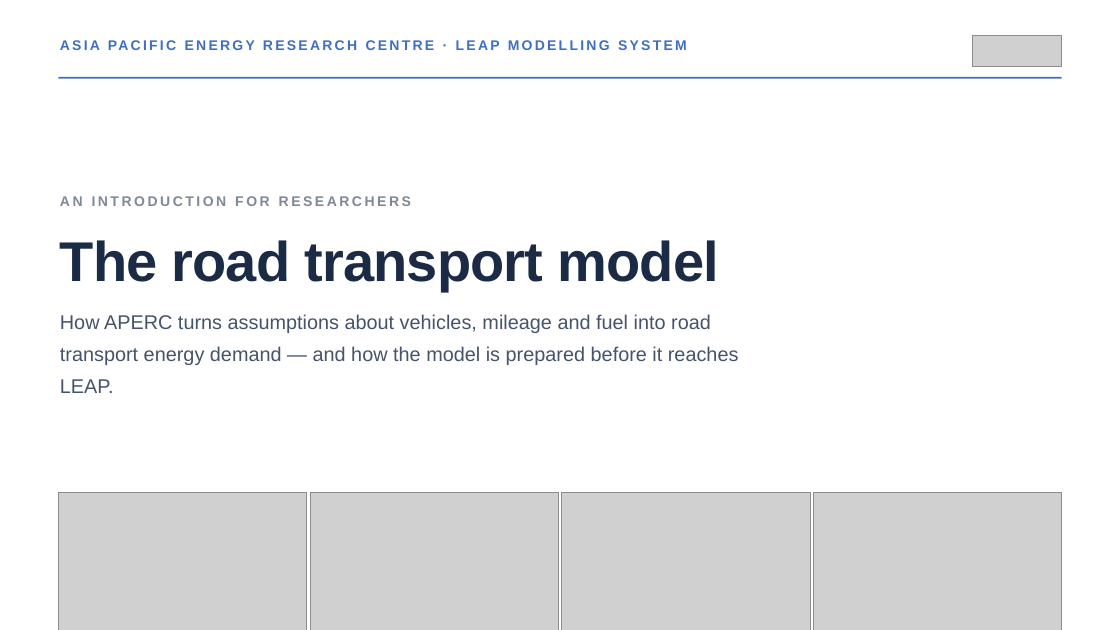
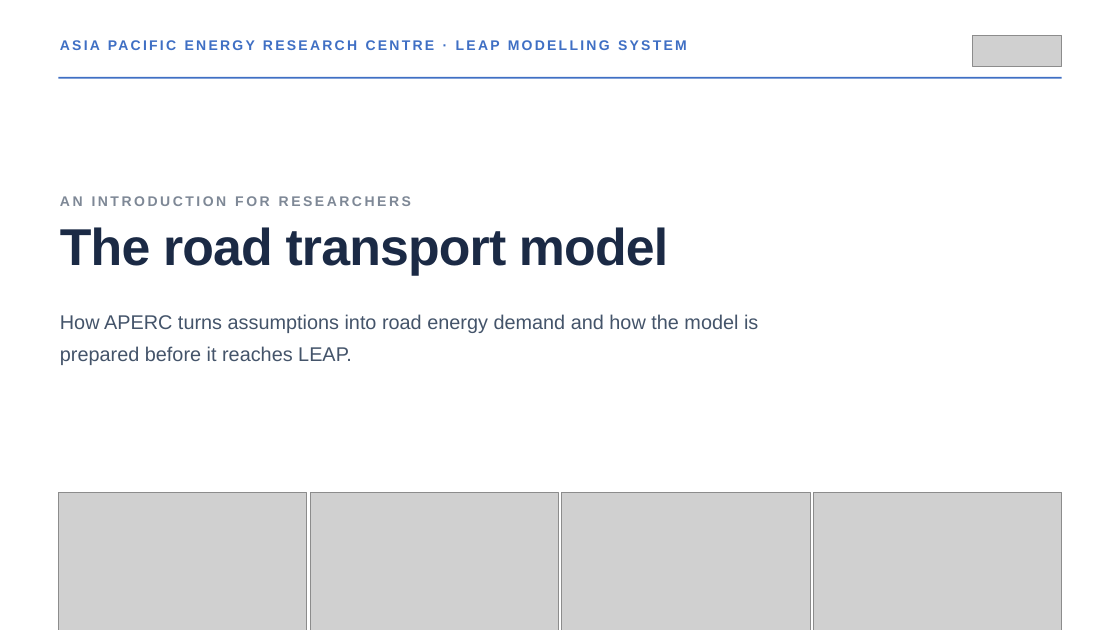
Before and after one commit to asia-pacific-energy-research-centre/leap_road_model, a slide deck: slide 1 of docs/road_model_presentation_plan_1.pptx. Drawn at 1120x630 pixels with LibreOffice and Linux fonts; fonts in the diff are those of the drawing; grey boxes stand for pictures. Boxes give left, top, right and bottom in pixels: in the first picture for what was removed or moved away, otherwise in the second. Text is boxed around its words. In the diff, an @@ line names an element or a change of style, - is before the commit and + after.

```diff
--- a/docs/road_model_presentation_plan_1.pptx
+++ b/docs/road_model_presentation_plan_1.pptx
@@ text "The road transport model" at (60, 227, 668, 276): size 72 to 66.6 pt; line spacing 1 to 0.8 @@
@@ text at (60, 314, 758, 365): text changed @@
-How APERC turns assumptions about vehicles, mileage and fuel into road transport energy demand — and how the model is prepared before it reaches LEAP.
+How APERC turns assumptions into road energy demand and how the model is prepared before it reaches LEAP.
```
Also in this commit, not shown: 14 other slides changed, 6 other files.
